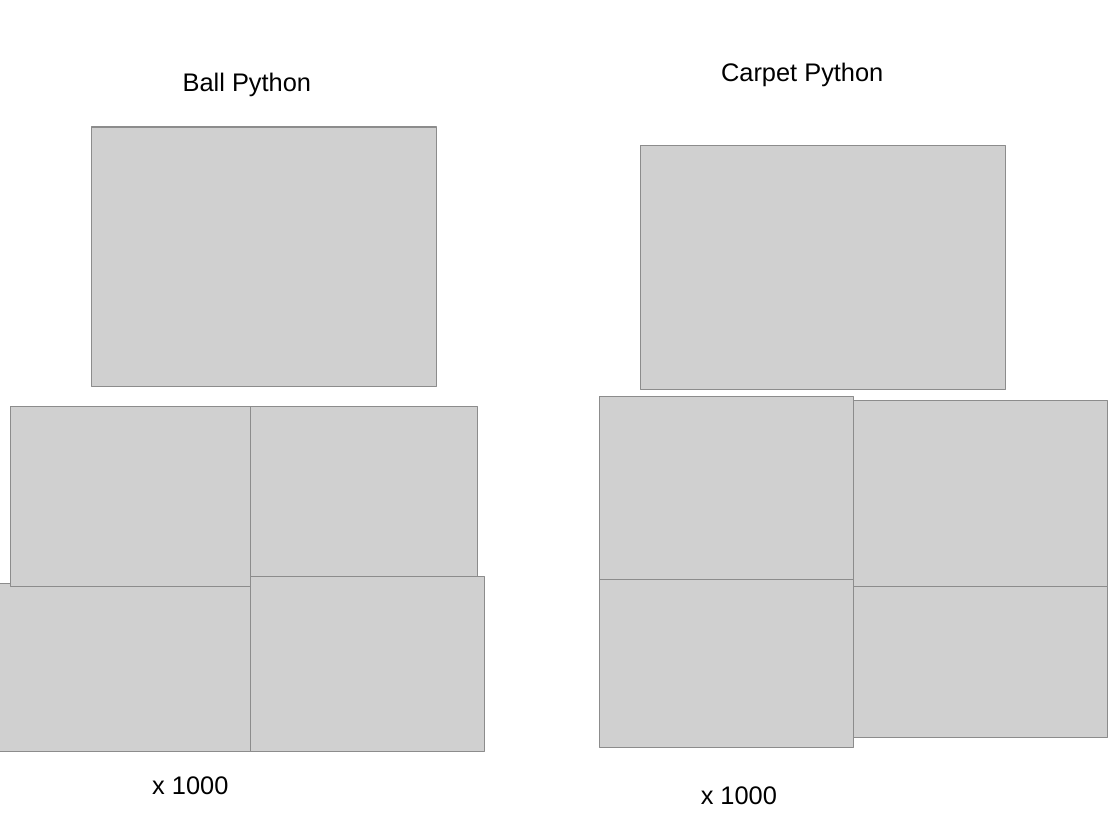
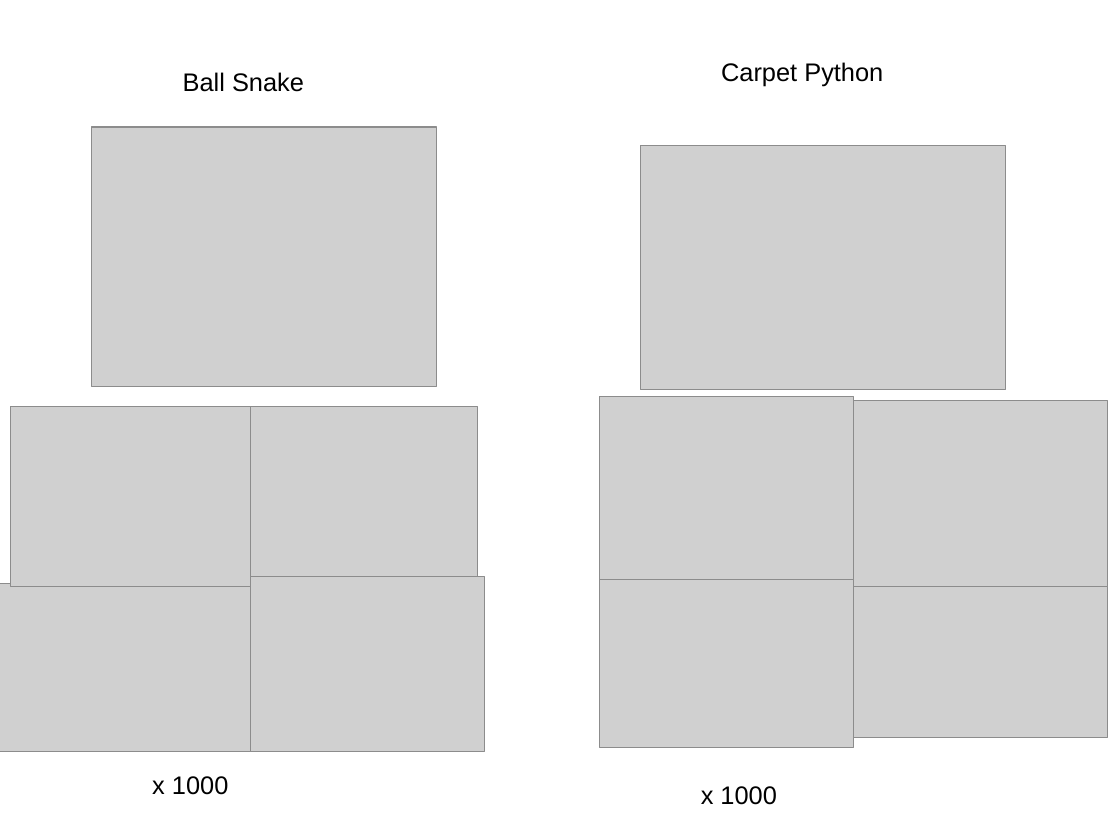
Before and after one commit to amueller/talks_odt, a slide deck: slide 21 of 2017/promises_and_perils_pyparis.odp. Drawn at 1120x840 pixels with LibreOffice and Linux fonts; fonts in the diff are those of the drawing; grey boxes stand for pictures. Boxes give left, top, right and bottom in pixels: in the first picture for what was removed or moved away, otherwise in the second. Text is boxed around its words. In the diff, an @@ line names an element or a change of style, - is before the commit and + after.

```diff
--- a/2017/promises_and_perils_pyparis.odp
+++ b/2017/promises_and_perils_pyparis.odp
@@ text at box(183, 72, 304, 92): text changed @@
-Ball Python
+Ball Snake
```
Also in this commit, not shown: 4 other slides changed, 7 slides added, 5 slides removed.
